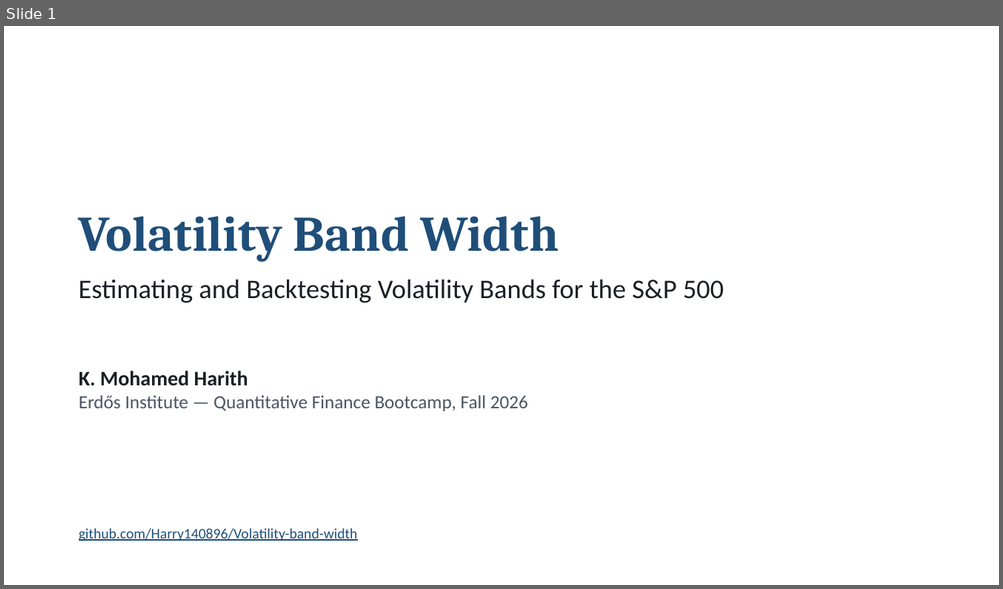
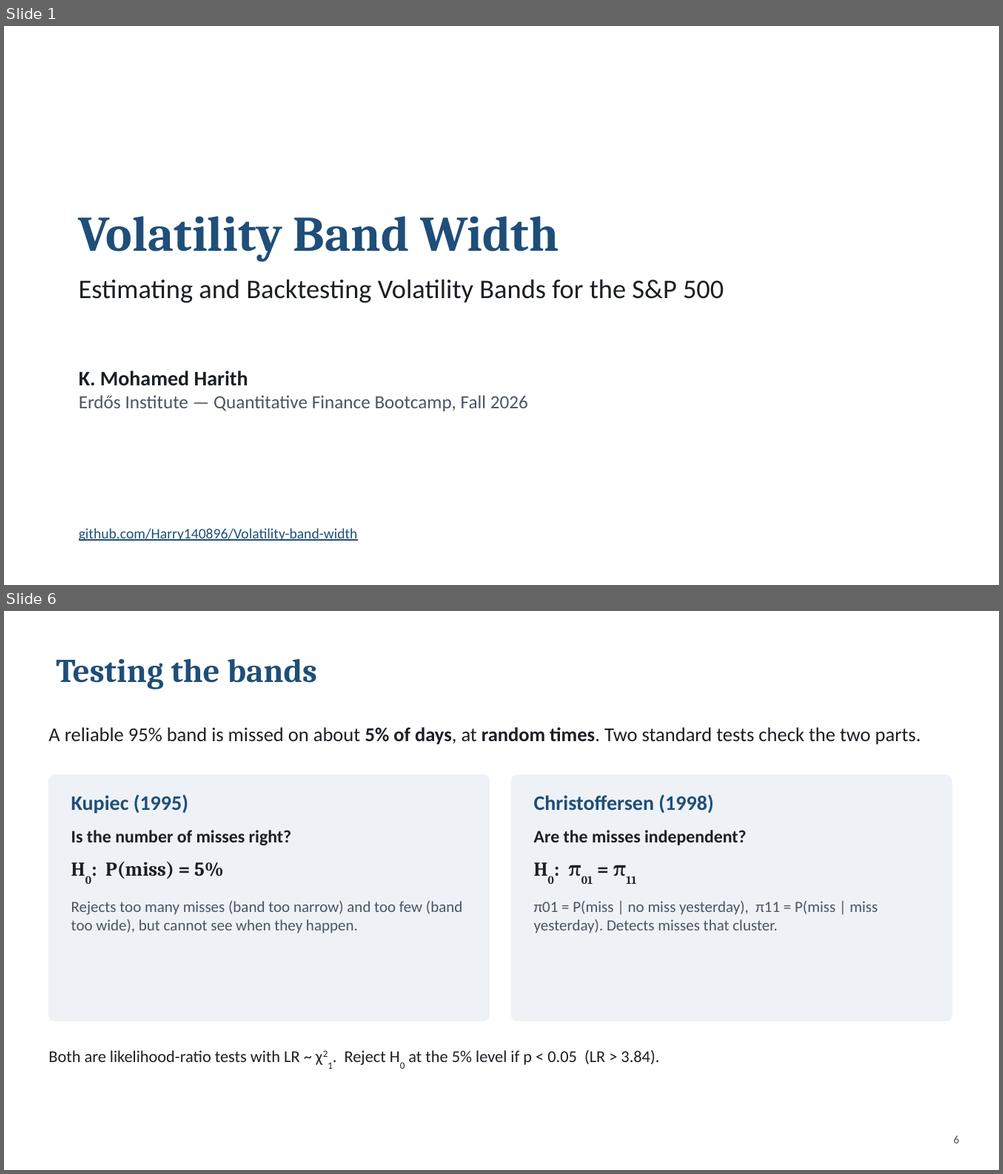
Before and after one commit to Harry140896/Volatility-band-width, a slide deck: docs/Volatility_Band_Width_slides.pptx. Shown one above the other, each under a label of ours: slide 1 before the commit, slides 1 and 6 after it; the slides between them are not shown. The pictures are 1003x589 and 1003x1174 pixels, drawn with LibreOffice and Linux fonts; fonts in the diff are those of the drawing. Boxes give left, top, right and bottom in pixels: in the first picture for what was removed or moved away, otherwise in the second. Text is boxed around its words. In the diff, an @@ line names an element or a change of style, - is before the commit and + after.

```diff
--- a/docs/Volatility_Band_Width_slides.pptx
+++ b/docs/Volatility_Band_Width_slides.pptx
@@ slide 6 added at (x1=4, y1=611, x2=999, y2=1170), background #FFFFFF @@
@@ title added at (x1=56, y1=659, x2=317, y2=689), 32 pt, text #1F4E79, bold @@
+Testing the bands
@@ text added at (x1=48, y1=727, x2=921, y2=745), 19 pt, text #1B1F24 @@
+A reliable 95% band is missed on about 5% of days, at random times. Two standard tests check the two parts.
@@ rounded rectangle added at (x1=48, y1=775, x2=489, y2=1022), fill #EEF2F7, outline #EEF2F7 1 pt @@
@@ rounded rectangle added at (x1=512, y1=775, x2=951, y2=1022), fill #EEF2F7, outline #EEF2F7 1 pt @@
@@ text added at (x1=71, y1=795, x2=462, y2=934), 15 pt, text #4A5563 @@
+Kupiec (1995)
+Is the number of misses right?
+H0: P(miss) = 5%
+Rejects too many misses (band too narrow) and too few (band too wide), but cannot see when they happen.
@@ text added at (x1=534, y1=795, x2=877, y2=934), 15 pt, text #4A5563 @@
+Christoffersen (1998)
+Are the misses independent?
+H0: π01 = π11
+π01 = P(miss | no miss yesterday), π11 = P(miss | miss yesterday). Detects misses that cluster.
@@ text added at (x1=48, y1=1051, x2=659, y2=1065), 16 pt, text #1B1F24 @@
+Both are likelihood-ratio tests with LR ~ χ21. Reject H0 at the 5% level if p < 0.05 (LR > 3.84).
@@ page number added at (x1=953, y1=1136, x2=959, y2=1144), 11 pt, text #4A5563 @@
+6
```
Also in this commit, not shown: 4 slides changed, 4 other slides added, 3 slides removed.
